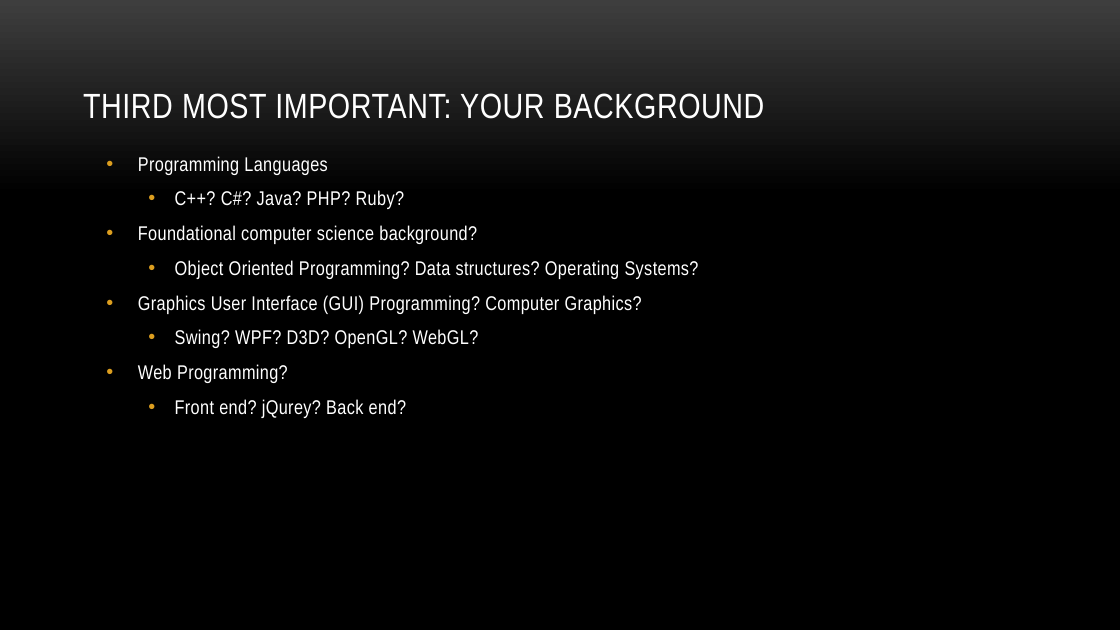
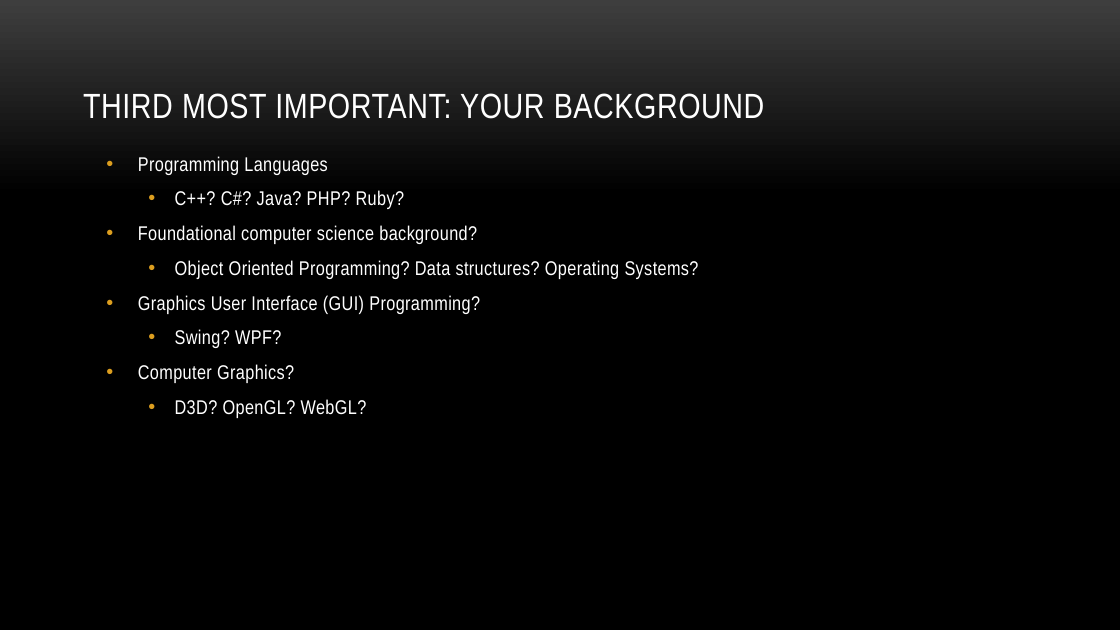
Before and after one commit to myuwbclasses/IntroGameDevelopment, a slide deck: slide 8 of PPT/Intro.pptx. Drawn at 1120x630 pixels with LibreOffice and Linux fonts; fonts in the diff are those of the drawing; background and template pictures are left out. Boxes give left, top, right and bottom in pixels: in the first picture for what was removed or moved away, otherwise in the second. Text is boxed around its words. In the diff, an @@ line names an element or a change of style, - is before the commit and + after.

```diff
--- a/PPT/Intro.pptx
+++ b/PPT/Intro.pptx
@@ text at (x1=138, y1=295, x2=480, y2=418): text changed @@
-• Graphics User Interface (GUI) Programming? Computer Graphics?
-  • Swing? WPF? D3D? OpenGL? WebGL?
-• Web Programming?
-  • Front end? jQurey? Back end?
+• Graphics User Interface (GUI) Programming?
+  • Swing? WPF?
+• Computer Graphics?
+  • D3D? OpenGL? WebGL?
```
Also in this commit, not shown: 9 other slides changed.
